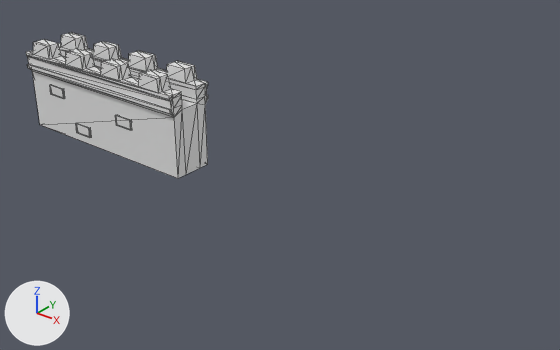
An edit to the FBX model Assets/Development/Models/Wall1.fbx, drawn before and after from the same camera.
Before and after are seen from a camera (50 mm lens) standing at (16.7, -35.1, 23.6) and looking at (-12.1, 0.9, 1.3). Arrows for +X, +Y and +Z are at lower left; the lights stay in place. Mesh edges are drawn as thin lines. Where no turn or scale is listed for an object, it has been applied to the vertices.
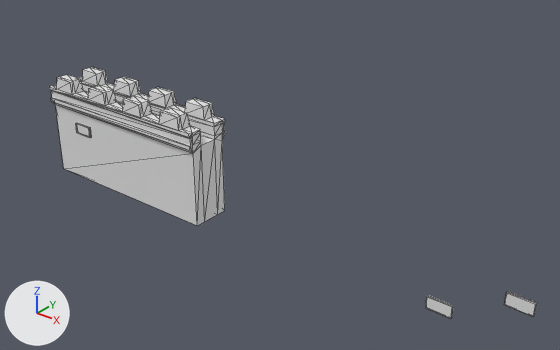
The newer file is also rescaled (x0.646), turned or shifted as a whole; pictures and numbers use the older file's frame.

Patch to the scene script:
```diff
--- a/Assets/Development/Models/Wall1.fbx.py
+++ b/Assets/Development/Models/Wall1.fbx.py
@@ me_mesh_002_1 @@
+me_mesh_002_1.from_pydata([(6.33, -0.1, -6.01), (8.13, -0.1, -6.01), (6.33, -0.03, -6.01), (8.13, -0.03, -6.01), (6.33, 0.03, -6.01), (8.13, 0.03, -6.01), (6.33, 0.1, -6.01), (8.13, 0.1, -6.01), (6.33, -0.1, -5.11), (8.13, -0.1, -5.11), (6.33, -0.03, -5.11), (8.13, -0.03, -5.11), (6.33, 0.03, -5.11), (8.13, 0.03, -5.11), (6.33, 0.1, -5.11), (8.13, 0.1, -5.11)], [], [(0, 2, 3, 1), (2, 4, 5, 3), (4, 6, 7, 5), (8, 9, 11, 10), (10, 11, 13, 12), (12, 13, 15, 14), (0, 1, 9, 8), (1, 3, 11, 9), (3, 5, 13, 11), (5, 7, 15, 13), (7, 6, 14, 15), (6, 4, 12, 14), (4, 2, 10, 12), (2, 0, 8, 10)])
@@ me_mesh_001_1 @@
+me_mesh_001_1.from_pydata(...)  # 160 vertices, 316 faces; spans x -7.46..7.46, y -1.73..1.73, z -3.98..3.98
@@ ob_box018 @@
-ob_box018 = bpy.data.objects.new('Box018', me_mesh_002)
-ob_box018.location = (-26.82, -0.34, 3.43)
@@ ob_box020 @@
-ob_box020 = bpy.data.objects.new('Box020', me_mesh_003)
+ob_box020 = bpy.data.objects.new('Box020', me_mesh_002_1)
 ob_box020.parent = ob_dummy001
@@ ob_box035 @@
+ob_box035 = bpy.data.objects.new('Box035', me_mesh_001_1)
+ob_box035.location = (-24.84, -0.37, 0.77)
```

Pixel boxes [x1, y1, x2, y2] of what changed, in the pictures (560 x 350 px):
'Box035', added
    after: [49, 67, 225, 226]
'Box018', deleted
    before: [26, 32, 208, 178]
'Box020', reshaped (87% wider, 67% taller)
    before: [50, 85, 64, 99]
    after: [426, 295, 453, 319]
